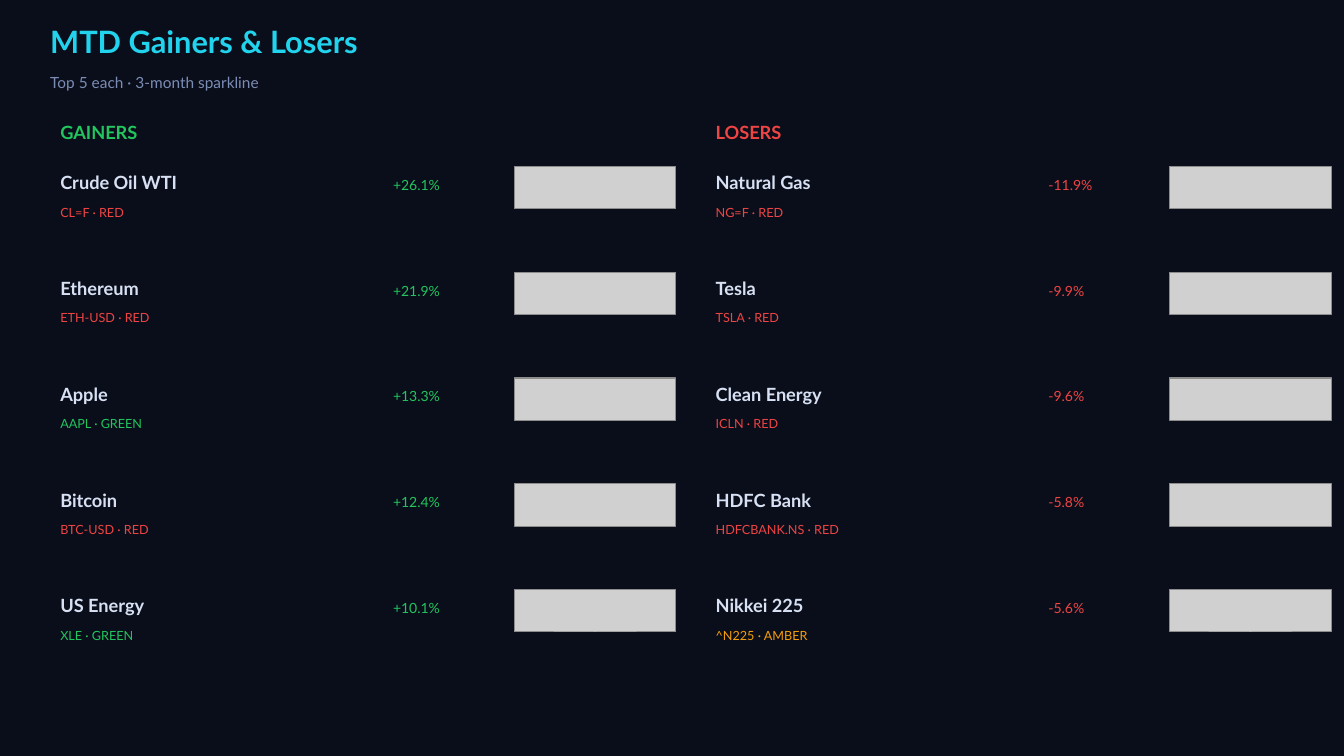
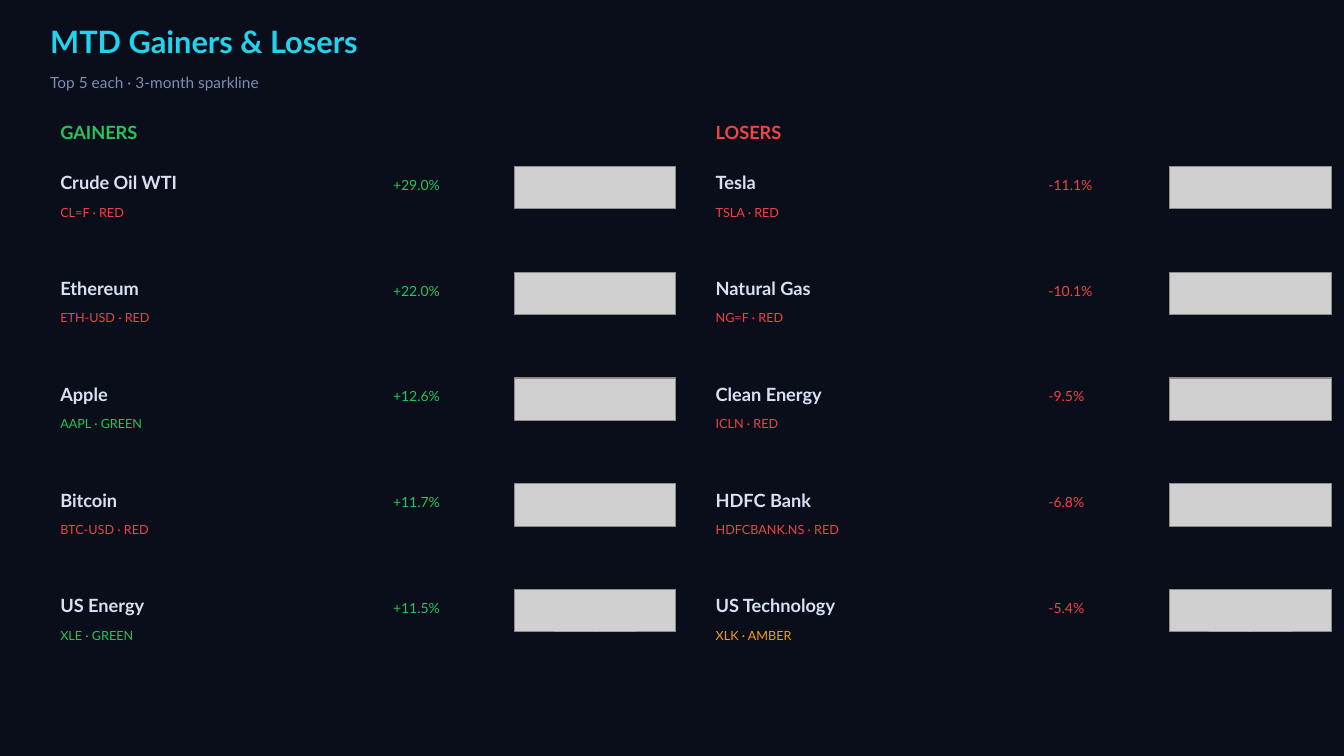
Before and after one commit to Pravkum23/pmr-terminal, a slide deck: slide 2 of docs/pmr_daily.pptx. Drawn at 1344x756 pixels with LibreOffice and Linux fonts; fonts in the diff are those of the drawing; grey boxes stand for pictures. Boxes give left, top, right and bottom in pixels: in the first picture for what was removed or moved away, otherwise in the second. Text is boxed around its words. In the diff, an @@ line names an element or a change of style, - is before the commit and + after.

```diff
--- a/docs/pmr_daily.pptx
+++ b/docs/pmr_daily.pptx
@@ text "Tesla": place and size @@
-text "Tesla" at box(716, 281, 756, 295)
+text "Tesla" at box(716, 175, 756, 189)
@@ text at box(393, 180, 440, 190): text changed @@
-+26.1%
++29.0%
@@ text at box(716, 208, 779, 217): text changed @@
-NG=F · RED
+TSLA · RED
@@ text at box(1048, 180, 1092, 190): text changed @@
--11.9%
+-11.1%
@@ text at box(393, 286, 440, 296): text changed @@
-+21.9%
++22.0%
@@ text "Natural Gas": place and size @@
-text "Natural Gas" at box(716, 175, 810, 189)
+text "Natural Gas" at box(716, 281, 810, 295)
@@ text at box(1048, 286, 1092, 296): text changed @@
--9.9%
+-10.1%
@@ text at box(716, 313, 783, 322): text changed @@
-TSLA · RED
+NG=F · RED
@@ text at box(393, 391, 440, 401): text changed @@
-+13.3%
++12.6%
@@ text at box(1048, 391, 1084, 401): text changed @@
--9.6%
+-9.5%
@@ text at box(393, 497, 440, 507): text changed @@
-+12.4%
++11.7%
@@ text at box(1048, 497, 1084, 507): text changed @@
--5.8%
+-6.8%
@@ text at box(716, 598, 835, 616): text changed @@
-Nikkei 225
+US Technology
@@ text at box(393, 603, 440, 613): text changed @@
-+10.1%
++11.5%
@@ text at box(1048, 603, 1084, 613): text changed @@
--5.6%
+-5.4%
@@ text at box(716, 631, 792, 640): text changed @@
-^N225 · AMBER
+XLK · AMBER
```
Also in this commit, not shown: 3 other slides changed, 3 other files.
